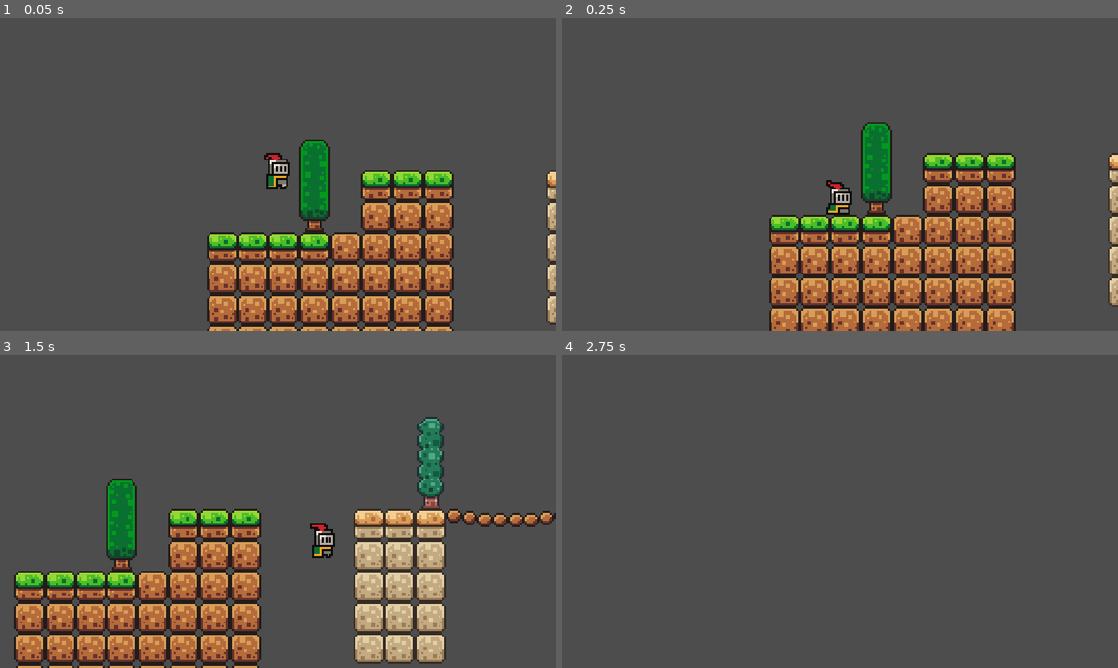
Above: before the commit, frames 1-4 (two rows, left to right).
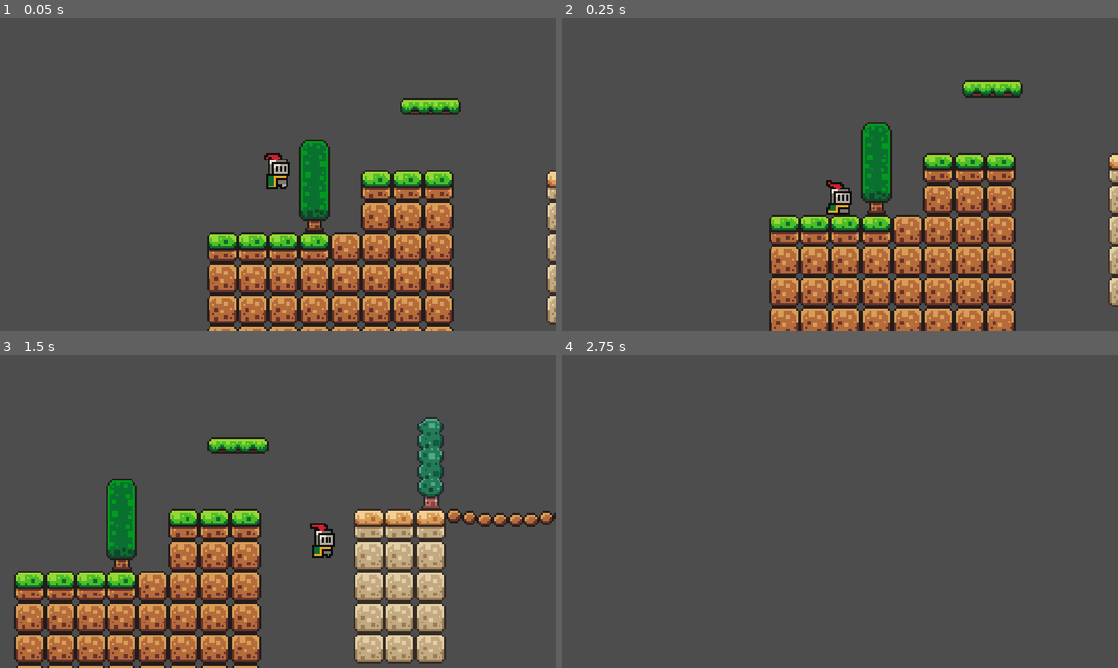
Above: after the commit, the same moments.

Repository: SsadibB/2D_Tile_Game
Game: Godot game, scene res://Scenes/game.tscn
Same seed, same stepped clock (60 frames per second), same inputs: the game is played once before the commit and once after it.
Inputs:
- Up to frame 1 (0.05 s): no input
- Up to frame 2 (0.25 s): no input
- Up to frame 3 (1.5 s): tap Enter (ui_accept) at 0.5, 0.77 s; hold Right (ui_right) from 0.53 s (still down)
- Up to frame 4 (2.75 s): tap Enter (ui_accept) at 1.52 s; release Right (ui_right) at 2.03 s; hold Left (ui_left) from 2.03 s (still down)

The runs differ from the first frame. In frame 1, 0.6% of the frame differs, in the area x 72-83%, y 25-31%; in frame 2, 0.6%, in the area x 72-83%, y 19-26%; in frame 3, 0.6%; in frame 4, nothing differs.

Commit message:
moving platform created

Diff:
--- a/Scenes/game.tscn
+++ b/Scenes/game.tscn
@@ -2,6 +2,7 @@
 
 [ext_resource type="PackedScene" uid="uid://vmi43i0o5jwr" path="res://Scenes/player.tscn" id="1_ebmjs"]
 [ext_resource type="Texture2D" uid="uid://b3fgiol7ppla0" path="res://Sprites/sprites/world_tileset.png" id="2_qxrlw"]
+[ext_resource type="PackedScene" uid="uid://bu3sho36mayyw" path="res://Scenes/platform.tscn" id="3_wrm1d"]
 
 [sub_resource type="TileSetAtlasSource" id="TileSetAtlasSource_wrm1d"]
 texture = ExtResource("2_qxrlw")
@@ -156,6 +157,99 @@
 physics_layer_0/collision_layer = 1
 sources/0 = SubResource("TileSetAtlasSource_wrm1d")
 
+[sub_resource type="Animation" id="Animation_wrm1d"]
+resource_name = "MoveUP"
+length = 1.5
+loop_mode = 2
+step = 0.0333
+tracks/0/type = "value"
+tracks/0/imported = false
+tracks/0/enabled = true
+tracks/0/path = NodePath(".:position")
+tracks/0/interp = 1
+tracks/0/loop_wrap = true
+tracks/0/keys = {
+"times": PackedFloat32Array(0, 1.5),
+"transitions": PackedFloat32Array(1, 1),
+"update": 0,
+"values": [Vector2(351, 12), Vector2(351, -58)]
+}
+
+[sub_resource type="Animation" id="Animation_3dryh"]
+loop_mode = 2
+tracks/0/type = "value"
+tracks/0/imported = false
+tracks/0/enabled = true
+tracks/0/path = NodePath(".:position")
+tracks/0/interp = 1
+tracks/0/loop_wrap = true
+tracks/0/keys = {
+"times": PackedFloat32Array(0, 0.0009999999, 1),
+"transitions": PackedFloat32Array(1, 1, 1),
+"update": 0,
+"values": [Vector2(351, 12), Vector2(724, -155), Vector2(764, -187)]
+}
+
+[sub_resource type="Animation" id="Animation_1l0tm"]
+resource_name = "leftDia"
+length = 1.5
+loop_mode = 2
+tracks/0/type = "value"
+tracks/0/imported = false
+tracks/0/enabled = true
+tracks/0/path = NodePath(".:position")
+tracks/0/interp = 1
+tracks/0/loop_wrap = true
+tracks/0/keys = {
+"times": PackedFloat32Array(0, 1.5),
+"transitions": PackedFloat32Array(1, 1),
+"update": 0,
+"values": [Vector2(412, -383), Vector2(375, -442)]
+}
+
+[sub_resource type="Animation" id="Animation_i6g32"]
+resource_name = "moveDia"
+length = 1.5
+loop_mode = 2
+tracks/0/type = "value"
+tracks/0/imported = false
+tracks/0/enabled = true
+tracks/0/path = NodePath(".:position")
+tracks/0/interp = 1
+tracks/0/loop_wrap = true
+tracks/0/keys = {
+"times": PackedFloat32Array(0, 1.5),
+"transitions": PackedFloat32Array(1, 1),
+"update": 0,
+"values": [Vector2(685, -169), Vector2(727, -200)]
+}
+
+[sub_resource type="Animation" id="Animation_wowpa"]
+resource_name = "moveUP"
+length = 1.5
+loop_mode = 2
+tracks/0/type = "value"
+tracks/0/imported = false
+tracks/0/enabled = true
+tracks/0/path = NodePath(".:position")
+tracks/0/interp = 1
+tracks/0/loop_wrap = true
+tracks/0/keys = {
+"times": PackedFloat32Array(0, 1.5),
+"transitions": PackedFloat32Array(1, 1),
+"update": 0,
+"values": [Vector2(765, -205), Vector2(765, -363)]
+}
+
+[sub_resource type="AnimationLibrary" id="AnimationLibrary_wowpa"]
+_data = {
+&"MoveUP": SubResource("Animation_wrm1d"),
+&"RESET": SubResource("Animation_3dryh"),
+&"leftDia": SubResource("Animation_1l0tm"),
+&"moveDia": SubResource("Animation_i6g32"),
+&"moveUP": SubResource("Animation_wowpa")
+}
+
 [node name="Game" type="Node2D" unique_id=508746830]
 
 [node name="TileMap" type="TileMap" parent="." unique_id=166017730]
@@ -170,3 +264,34 @@
 position = Vector2(0, -7)
 zoom = Vector2(4, 4)
 position_smoothing_enabled = true
+
+[node name="Platform" parent="." unique_id=714101785 instance=ExtResource("3_wrm1d")]
+position = Vector2(100, -17)
+
+[node name="Platform2" parent="." unique_id=987173941 instance=ExtResource("3_wrm1d")]
+position = Vector2(351, 12)
+
+[node name="AnimationPlayer" type="AnimationPlayer" parent="Platform2" unique_id=1404837466]
+libraries/ = SubResource("AnimationLibrary_wowpa")
+autoplay = &"MoveUP"
+
+[node name="Platform3" parent="." unique_id=898254844 instance=ExtResource("3_wrm1d")]
+position = Vector2(351, 12)
+
+[node name="AnimationPlayer" type="AnimationPlayer" parent="Platform3" unique_id=196178148]
+libraries/ = SubResource("AnimationLibrary_wowpa")
+autoplay = &"moveDia"
+
+[node name="Platform4" parent="." unique_id=883476842 instance=ExtResource("3_wrm1d")]
+position = Vector2(351, 12)
+
+[node name="AnimationPlayer" type="AnimationPlayer" parent="Platform4" unique_id=2143802369]
+libraries/ = SubResource("AnimationLibrary_wowpa")
+autoplay = &"moveUP"
+
+[node name="Platform5" parent="." unique_id=1887998998 instance=ExtResource("3_wrm1d")]
+position = Vector2(351, 12)
+
+[node name="AnimationPlayer" type="AnimationPlayer" parent="Platform5" unique_id=441947729]
+libraries/ = SubResource("AnimationLibrary_wowpa")
+autoplay = &"leftDia"
--- a/Scenes/platform.tscn
+++ b/Scenes/platform.tscn
@@ -14,3 +14,4 @@
 
 [node name="CollisionShape2D" type="CollisionShape2D" parent="." unique_id=986262117]
 shape = SubResource("RectangleShape2D_xrivr")
+one_way_collision = true
--- a/Scenes/player.tscn
+++ b/Scenes/player.tscn
@@ -43,6 +43,7 @@
 radius = 5.0
 
 [node name="Player" type="CharacterBody2D" unique_id=1629900215]
+z_index = 5
 script = ExtResource("1_cvnsp")
 
 [node name="AnimatedSprite2D" type="AnimatedSprite2D" parent="." unique_id=1467478909]
